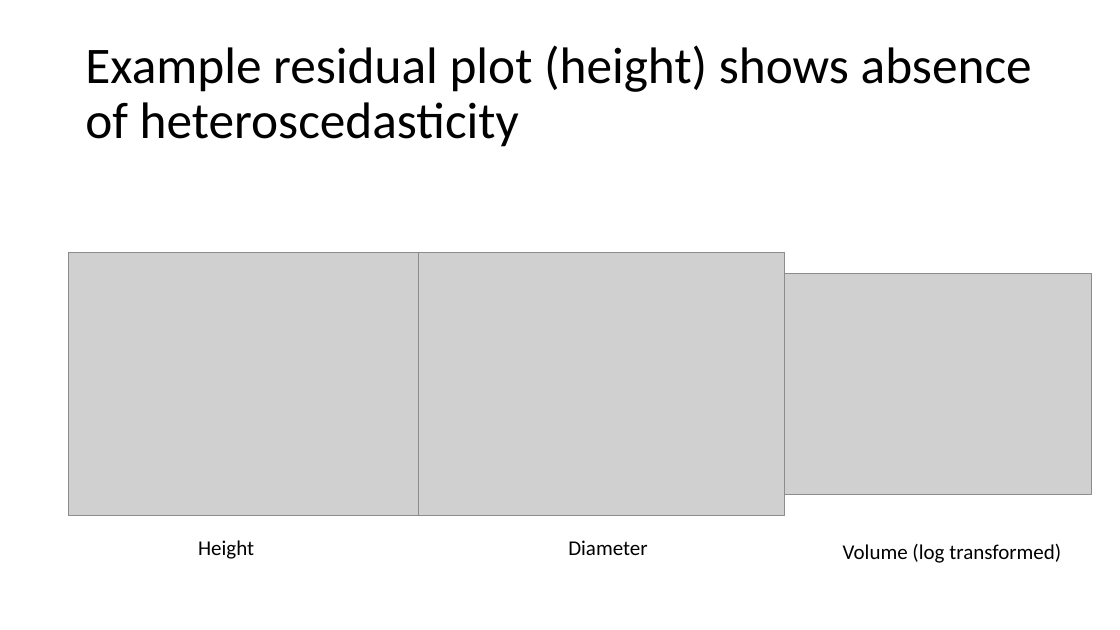
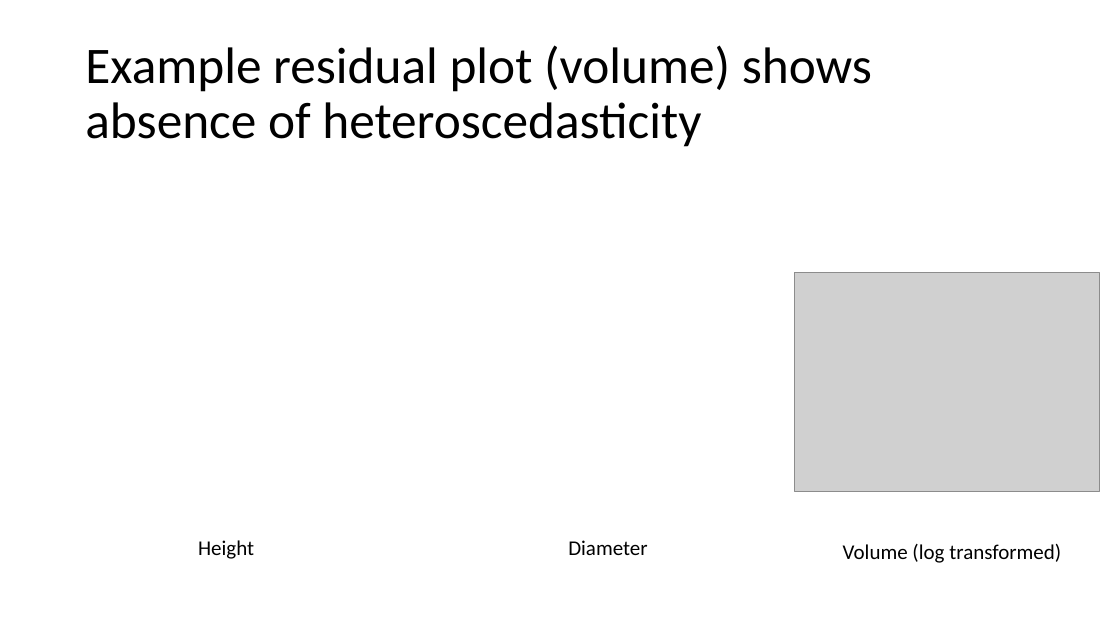
Before and after one commit to ChaneyHart/Living-Carbon, a slide deck: slide 4 of LC_2023/10_13_LC_summary.pptx (slide 6 before the commit). Drawn at 1120x630 pixels with LibreOffice and Linux fonts; fonts in the diff are those of the drawing; grey boxes stand for pictures. Boxes give left, top, right and bottom in pixels: in the first picture for what was removed or moved away, otherwise in the second. Text is boxed around its words. In the diff, an @@ line names an element or a change of style, - is before the commit and + after.

```diff
--- a/LC_2023/10_13_LC_summary.pptx
+++ b/LC_2023/10_13_LC_summary.pptx
@@ title at <box>85,45,872,147</box>: text changed @@
-Example residual plot (height) shows absence of heteroscedasticity
+Example residual plot (volume) shows absence of heteroscedasticity
@@ picture removed at <box>69,252,435,515</box> @@
@@ picture removed at <box>418,252,785,515</box> @@
@@ picture: place and size @@
-picture at <box>785,273,1092,494</box>
+picture at <box>795,272,1100,491</box>
```
Also in this commit, not shown: 4 other slides changed, 5 slides added, 1 slide removed, 3 other files.
